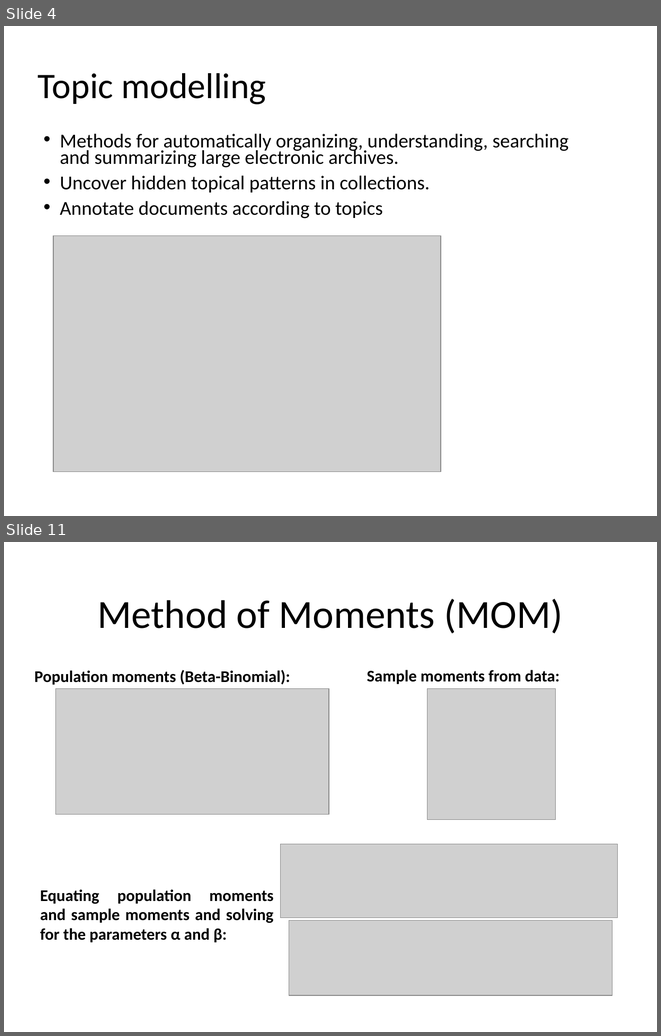
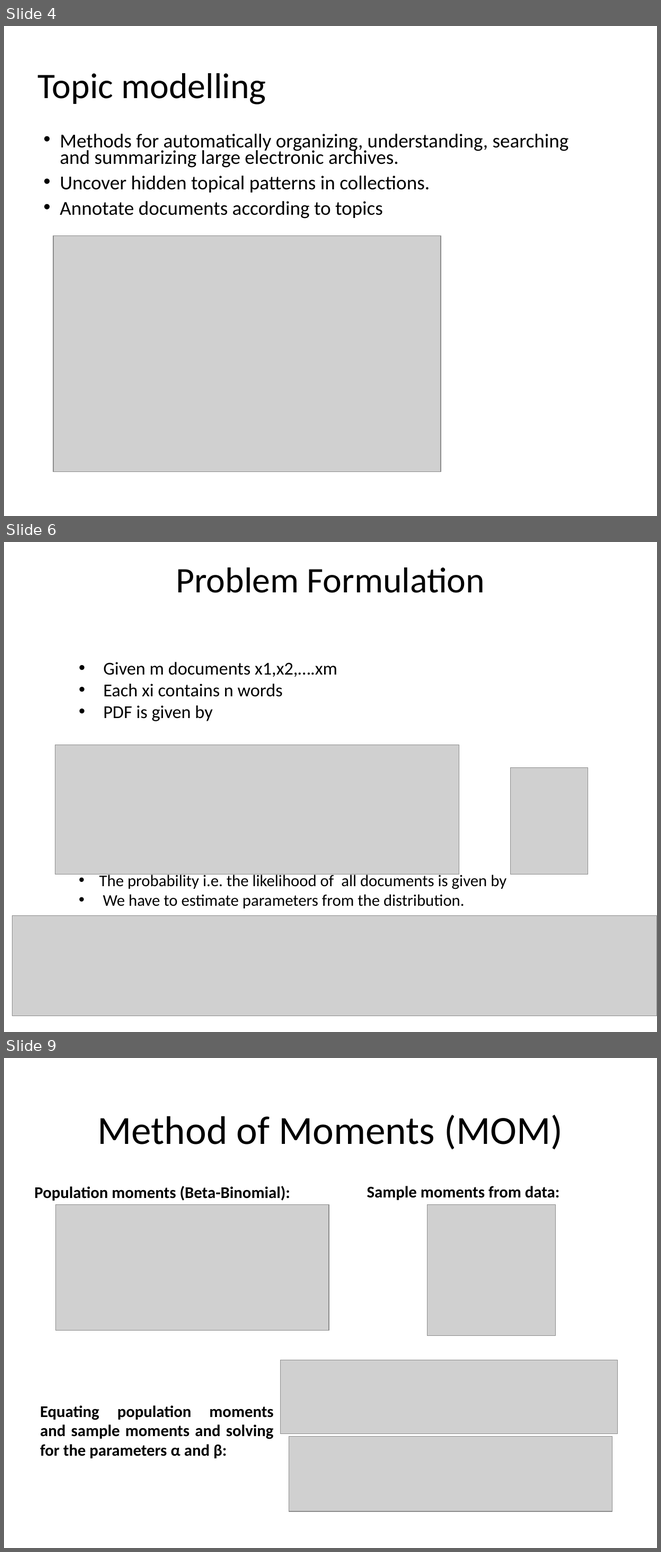
Before and after one commit to tadeze/PolyDistribution, a slide deck: FinalPresentation_polya.pptx. Shown one above the other, each under a label of ours: slides 4 and 11 before the commit, slides 4, 6 and 9 after it; the slides between them are not shown. The pictures are 661x1036 and 661x1552 pixels, drawn with LibreOffice and Linux fonts; fonts in the diff are those of the drawing; grey boxes stand for pictures. Boxes give left, top, right and bottom in pixels: in the first picture for what was removed or moved away, otherwise in the second. Text is boxed around its words. In the diff, an @@ line names an element or a change of style, - is before the commit and + after.

```diff
--- a/FinalPresentation_polya.pptx
+++ b/FinalPresentation_polya.pptx
@@ slide 6 added at bbox=[4, 542, 657, 1032], background #FFFFFF @@
@@ title added at bbox=[176, 567, 485, 593], 39.6 pt, text #000000 @@
+Problem Formulation
@@ text added at bbox=[103, 662, 337, 721], 20 pt, text #000000 @@
+• Given m documents x1,x2,….xm
+• Each xi contains n words
+• PDF is given by
@@ picture added at bbox=[55, 744, 459, 874] @@
@@ picture added at bbox=[511, 767, 588, 874] @@
@@ text added at bbox=[99, 872, 506, 908], 18 pt, text #000000 @@
+• The probability i.e. the likelihood of all documents is given by
+• We have to estimate parameters from the distribution.
@@ picture added at bbox=[12, 916, 657, 1015] @@
@@ what was slide 11 is now slide 9 @@
```
Also in this commit, not shown: 5 slides changed, 7 other slides added, 9 slides removed, 13 other files.
